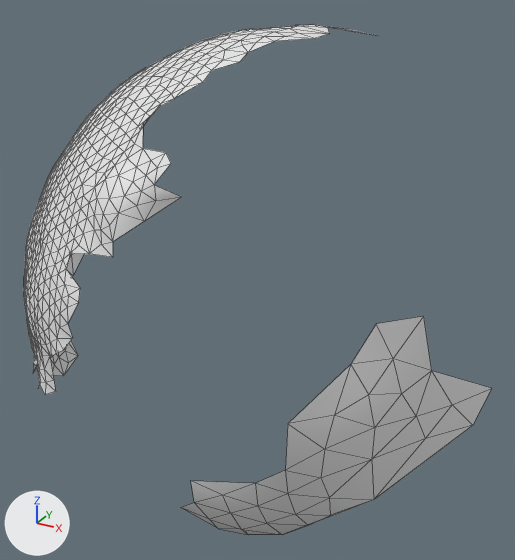
The OBJ model res/final/onecam_fullvolume/cleanedup/FullVolium.000256.obj as it was, and as the next commit left it.
The view is the same before and after, from a 50 mm lens placed at (516.8, -460.3, 261.1), pointed at (423.5, -290.7, 176.3). Lighting does not change. The marker at lower left points along +X, +Y and +Z. Mesh edges are drawn as thin lines. Where no turn or scale is listed for an object, it has been applied to the vertices.

Before the edit, the objects in view are built like this:
```python
me_fullvolium_000256 = bpy.data.meshes.new('FullVolium.000256')
me_fullvolium_000256.from_pydata(...)  # 599 vertices, 1117 faces; spans x 344.0..494.0, y -348.0..-240.0, z 103.0..246.0
ob_fullvolium_000256 = bpy.data.objects.new('FullVolium.000256', me_fullvolium_000256)
ob_fullvolium_000256.location = (0.0, 0.0, 0.0)
```
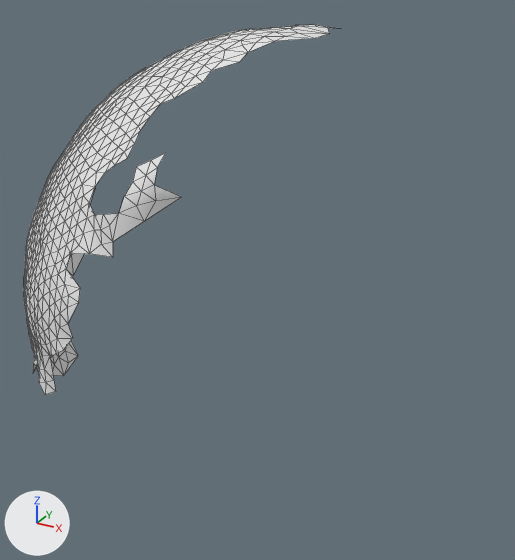
Location of each change, (x1, y1, x2, y2) in pixels of the pictures (515 x 560 px):
'FullVolium.000256', reshaped (32% narrower, 27% shorter): before (23, 24, 491, 535); after (23, 24, 340, 395)
part 1 of me_fullvolium_000256, deleted: before (181, 316, 491, 535)
part 2 of me_fullvolium_000256, deleted: before (89, 99, 173, 215)

What the commit changed:
me_fullvolium_000256 is used by ob_fullvolium_000256; location (0.0, 0.0, 0.0).
me_fullvolium_000256 had 599 vertices, 1117 faces and spanned x 344.0..494.0, y -348.0..-240.0, z 103.0..246.0.
me_fullvolium_000256 now has 548 vertices, 1020 faces and spans x 344.0..436.0, y -348.0..-244.0, z 135.0..246.0.
me_fullvolium_000256 part 1: the loose piece of 39 vertices spanning x 428.0..494.0, y -347.0..-298.0, z 103.0..191.0 is deleted.
Part 2, on me_fullvolium_000256:
8 vertices are removed from x 406.0..424.0, y -338.0..-322.0, z 211.0..231.0.
29 faces are deleted.
